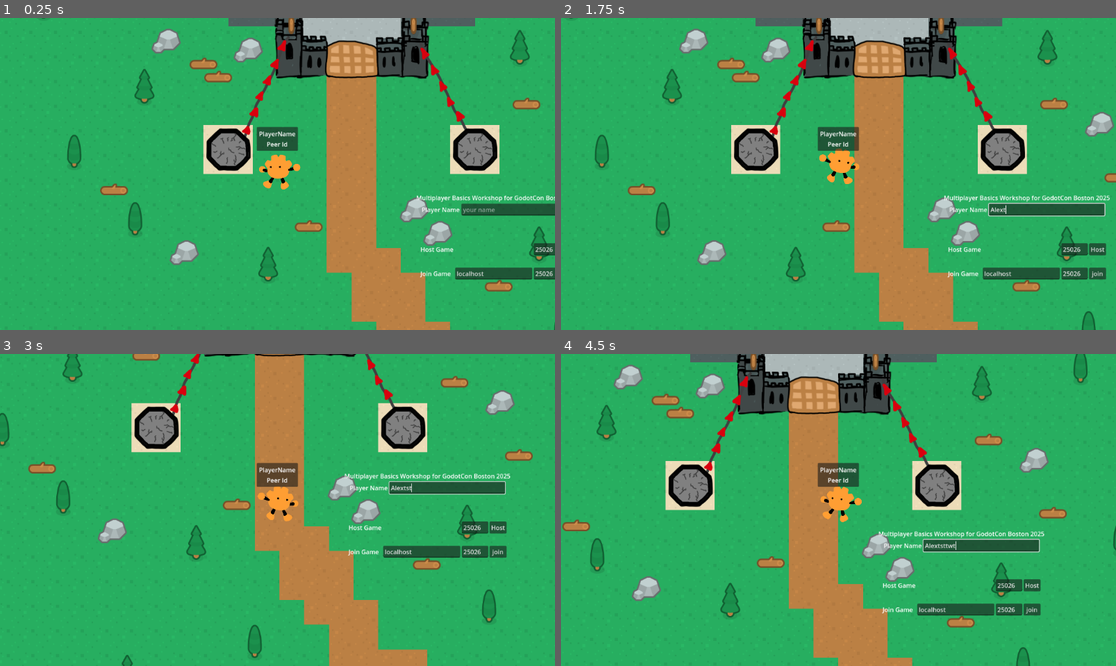
Above: before the commit, frames 1-4 (two rows, left to right).
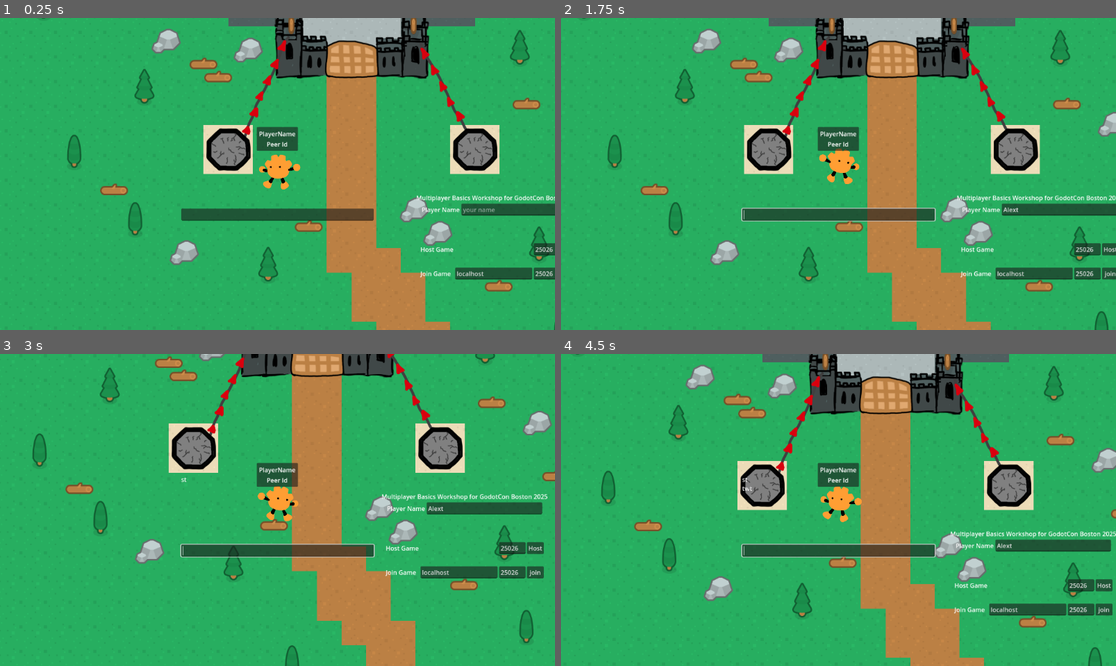
Above: after the commit, the same moments.

Repository: Travh98/MultiplayerBasicsWorkshopGodotCon2025
Game: Godot game, scene res://components/game_tree.tscn
Two runs of this game, one before a commit and one after it. Both use one fixed random seed, a clock stepped at 60 frames per second and the inputs below.
Inputs (mouse positions are in pixels of both pictures, inside the frame that each line leads up to):
- Up to frame 1 (0.25 s): no input
- Up to frame 2 (1.75 s): click (1082, 208) at 0.52 s; type "Alex" at 0.6 s; tap Enter (enter, bound only after the commit) at 1.25, 1.35 s; hold D (move_right) from 1.28 s (still down); tap T (start_chat, bound only after the commit) at 1.55 s
- Up to frame 3 (3 s): release D (move_right) at 2.03 s; hold S (move_down) 2.03-2.78 s; tap T (start_chat, bound only after the commit) at 2.1 s; tap Enter (enter, bound only after the commit) at 2.3, 2.85 s; hold D (move_right) from 2.78 s (still down)
- Up to frame 4 (4.5 s): tap T (start_chat, bound only after the commit) at 3.05, 3.6 s; release D (move_right) at 3.53 s; hold W (move_up) 3.53-4.28 s; tap Enter (enter, bound only after the commit) at 3.8, 4.35 s; hold A (move_left) from 4.28 s (still down)

The runs differ from the first frame. In frame 1, 1.4% of the frame differs, in the area x 32-68%, y 61-66%; in frame 2, 19%; in frame 3, 30%; in frame 4, 40%, in the area x 0-100%, y 0-100%.

Commit message:
Create ChatUI

Diff:
--- a/entities/player.tscn
+++ b/entities/player.tscn
@@ -1,7 +1,8 @@
-[gd_scene load_steps=8 format=3 uid="uid://01tmnbmsfsnf"]
+[gd_scene load_steps=9 format=3 uid="uid://01tmnbmsfsnf"]
 
 [ext_resource type="Texture2D" uid="uid://ddf0nv4i304v7" path="res://assets/godotcon_assets/godoot_sprite.png" id="1_b0kkn"]
 [ext_resource type="Script" uid="uid://laaa2vdnnx3f" path="res://entities/player_controller.gd" id="2_b0kkn"]
+[ext_resource type="PackedScene" uid="uid://bd32y81wfxa4l" path="res://ui/chat_ui.tscn" id="3_e4p34"]
 
 [sub_resource type="CircleShape2D" id="CircleShape2D_wwbr7"]
 radius = 29.0
@@ -117,6 +118,8 @@
 [node name="Camera2D" type="Camera2D" parent="."]
 zoom = Vector2(0.8, 0.8)
 
+[node name="ChatUi" parent="Camera2D" instance=ExtResource("3_e4p34")]
+
 [node name="AnimationPlayer" type="AnimationPlayer" parent="."]
 libraries = {
 &"": SubResource("AnimationLibrary_rfe5m")
--- a/entities/player_controller.gd
+++ b/entities/player_controller.gd
@@ -8,17 +8,23 @@
 @onready var player_name_label: Label = $"../PanelContainer/MarginContainer/VBoxContainer/PlayerNameLabel"
 @onready var peer_id_label: Label = $"../PanelContainer/MarginContainer/VBoxContainer/PeerIdLabel"
 @onready var player_sprite: Sprite2D = $"../PlayerSprite"
+@onready var chat_ui: ChatUI = $"../Camera2D/ChatUi"
 
 
 ## Speed of the player in pixels per second
 @export var speed: float = 200.0
+var can_move: bool = true
 
 
 func _ready():
+	if chat_ui != null:
+		chat_ui.start_chat.connect(func(): can_move = false)
+		chat_ui.stop_chat.connect(func(): can_move = true)
 	pass
 
 
 func _physics_process(_delta: float):
+	if not can_move: return
 	var direction: Vector2 = Input.get_vector("move_left", "move_right", "move_up",
 		"move_down").normalized()
 
--- a/project.godot
+++ b/project.godot
@@ -48,6 +48,16 @@
 "events": [Object(InputEventKey,"resource_local_to_scene":false,"resource_name":"","device":-1,"window_id":0,"alt_press …(192 unchanged characters)…
 ]
 }
+enter={
+"deadzone": 0.2,
+"events": [Object(InputEventKey,"resource_local_to_scene":false,"resource_name":"","device":-1,"window_id":0,"alt_pressed":false,"shift_pressed":false,"ctrl_pressed":false,"meta_pressed":false,"pressed":false,"keycode":0,"physical_keycode":4194309,"key_label":0,"unicode":0,"location":0,"echo":false,"script":null)
+]
+}
+start_chat={
+"deadzone": 0.2,
+"events": [Object(InputEventKey,"resource_local_to_scene":false,"resource_name":"","device":-1,"window_id":0,"alt_pressed":false,"shift_pressed":false,"ctrl_pressed":false,"meta_pressed":false,"pressed":false,"keycode":0,"physical_keycode":84,"key_label":0,"unicode":116,"location":0,"echo":false,"script":null)
+]
+}
 
 [layer_names]
 
--- /dev/null
+++ b/ui/chat_ui.gd
@@ -0,0 +1,58 @@
+class_name ChatUI
+extends Control
+
+signal start_chat
+signal stop_chat
+
+@onready var chat_log: RichTextLabel = $MarginContainer/HBoxContainer/VBoxContainer/ChatLog
+@onready var typing_msg_line_edit: LineEdit = $MarginContainer/HBoxContainer/VBoxContainer/TypingMsgLineEdit
+
+
+func _ready():
+	# Clear text
+	chat_log.text = ""
+
+	typing_msg_line_edit.editing_toggled.connect(on_editing_toggled)
+	pass
+
+
+func _physics_process(delta):
+	if Input.is_action_just_pressed("enter"):
+		send_message()
+		stop_chat.emit()
+
+	if Input.is_action_just_pressed("start_chat"):
+		start_chatting()
+
+
+
+func start_chatting():
+	typing_msg_line_edit.grab_focus()
+	typing_msg_line_edit.edit()
+	start_chat.emit()
+
+
+func send_message():
+	if typing_msg_line_edit.text.is_empty():
+		return
+
+	receive_message(typing_msg_line_edit.text)
+	#new_chat_msg.rpc(typing_msg_line_edit.text)
+
+	typing_msg_line_edit.clear()
+
+
+#@rpc("any_peer", "call_local", "reliable")
+#func new_chat_msg(msg: String):
+	#receive_message(msg)
+
+
+func receive_message(msg: String):
+	chat_log.text += "\n" + msg
+
+
+func on_editing_toggled(is_editing: bool):
+	if is_editing:
+		start_chat.emit()
+	else:
+		stop_chat.emit()
--- /dev/null
+++ b/ui/chat_ui.tscn
@@ -0,0 +1,63 @@
+[gd_scene load_steps=2 format=3 uid="uid://bd32y81wfxa4l"]
+
+[ext_resource type="Script" uid="uid://b2sdbag1c5k0y" path="res://ui/chat_ui.gd" id="1_md7lx"]
+
+[node name="ChatUi" type="Control"]
+layout_mode = 3
+anchors_preset = 15
+anchor_right = 1.0
+anchor_bottom = 1.0
+grow_horizontal = 2
+grow_vertical = 2
+mouse_filter = 2
+script = ExtResource("1_md7lx")
+
+[node name="MarginContainer" type="MarginContainer" parent="."]
+layout_mode = 1
+anchors_preset = 15
+anchor_right = 1.0
+anchor_bottom = 1.0
+grow_horizontal = 2
+grow_vertical = 2
+mouse_filter = 2
+theme_override_constants/margin_left = 25
+theme_override_constants/margin_top = 25
+theme_override_constants/margin_right = 25
+theme_override_constants/margin_bottom = 25
+
+[node name="HBoxContainer" type="HBoxContainer" parent="MarginContainer"]
+layout_mode = 2
+mouse_filter = 2
+alignment = 1
+
+[node name="VBoxContainer" type="VBoxContainer" parent="MarginContainer/HBoxContainer"]
+layout_mode = 2
+mouse_filter = 2
+
+[node name="VSeparator" type="VSeparator" parent="MarginContainer/HBoxContainer/VBoxContainer"]
+modulate = Color(1, 1, 1, 0)
+layout_mode = 2
+size_flags_vertical = 3
+mouse_filter = 2
+
+[node name="ChatLog" type="RichTextLabel" parent="MarginContainer/HBoxContainer/VBoxContainer"]
+custom_minimum_size = Vector2(500, 200)
+layout_mode = 2
+mouse_filter = 2
+text = "chat messages
+chat messages
+chat messages
+chat messages
+chat messages
+chat messages
+chat messages
+chat messages
+chat messages
+chat messages
+chat messages
+chat messages
+chat messages"
+scroll_following = true
+
+[node name="TypingMsgLineEdit" type="LineEdit" parent="MarginContainer/HBoxContainer/VBoxContainer"]
+layout_mode = 2
Not shown, added: ui/chat_ui.gd.uid
